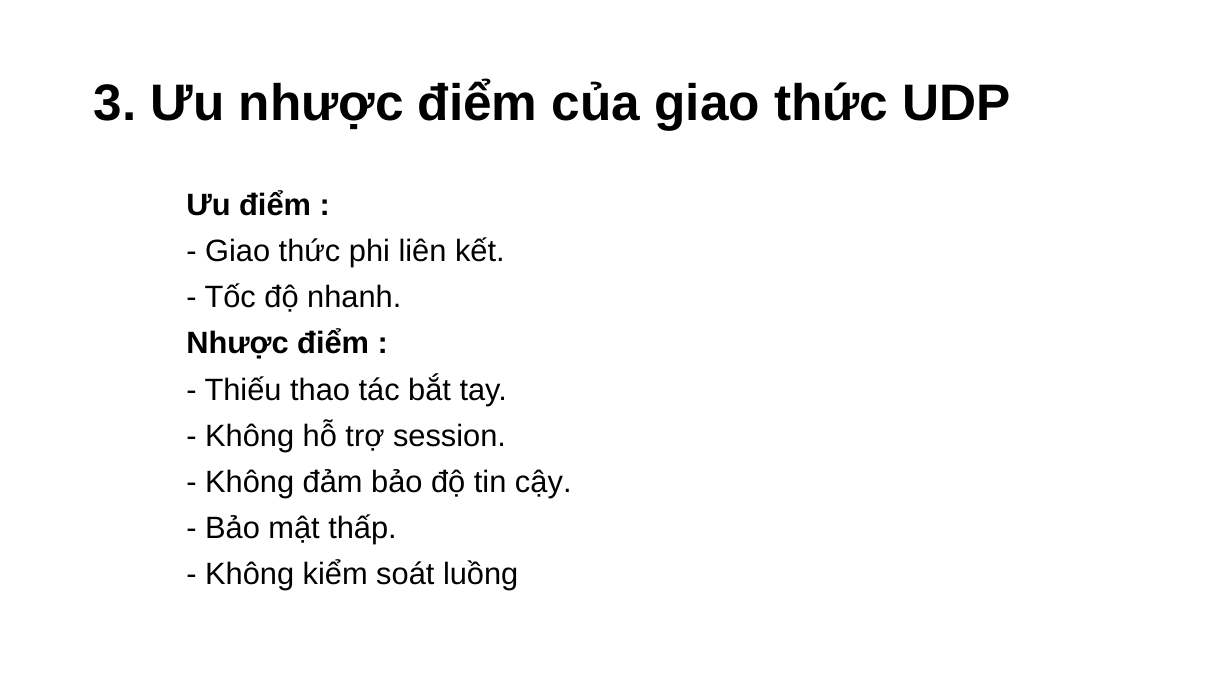
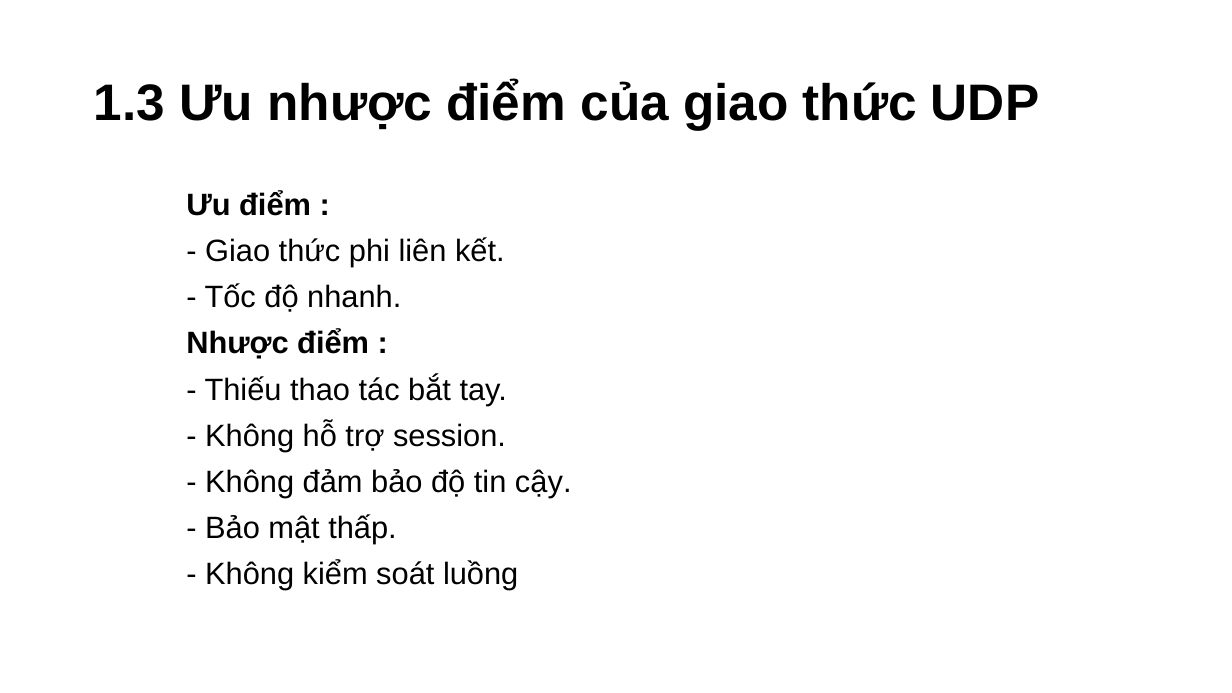
Before and after one commit to Cuid-1412/PowerPoint, a slide deck: slide 8 of Thuyết Trình Java.pptm. Drawn at 1232x693 pixels with LibreOffice and Linux fonts; fonts in the diff are those of the drawing; background and template pictures are left out. Boxes give left, top, right and bottom in pixels: in the first picture for what was removed or moved away, otherwise in the second. Text is boxed around its words. In the diff, an @@ line names an element or a change of style, - is before the commit and + after.

Commit message:
sua lan 2

```diff
--- a/Thuyết Trình Java.pptm
+++ b/Thuyết Trình Java.pptm
@@ title at (x1=94, y1=79, x2=1039, y2=130): text changed @@
-3. Ưu nhược điểm của giao thức UDP
+1.3 Ưu nhược điểm của giao thức UDP
```
Also in this commit, not shown: 6 other slides changed, 9 slides added.
